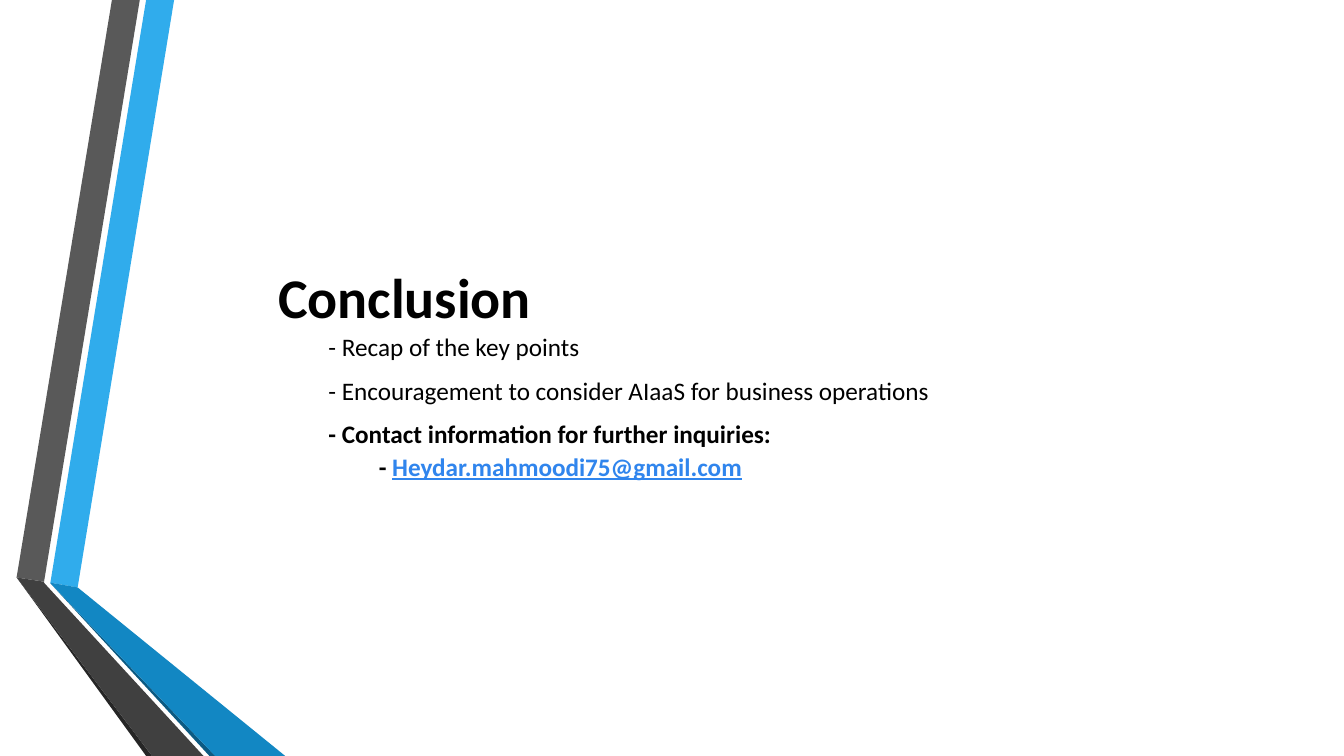
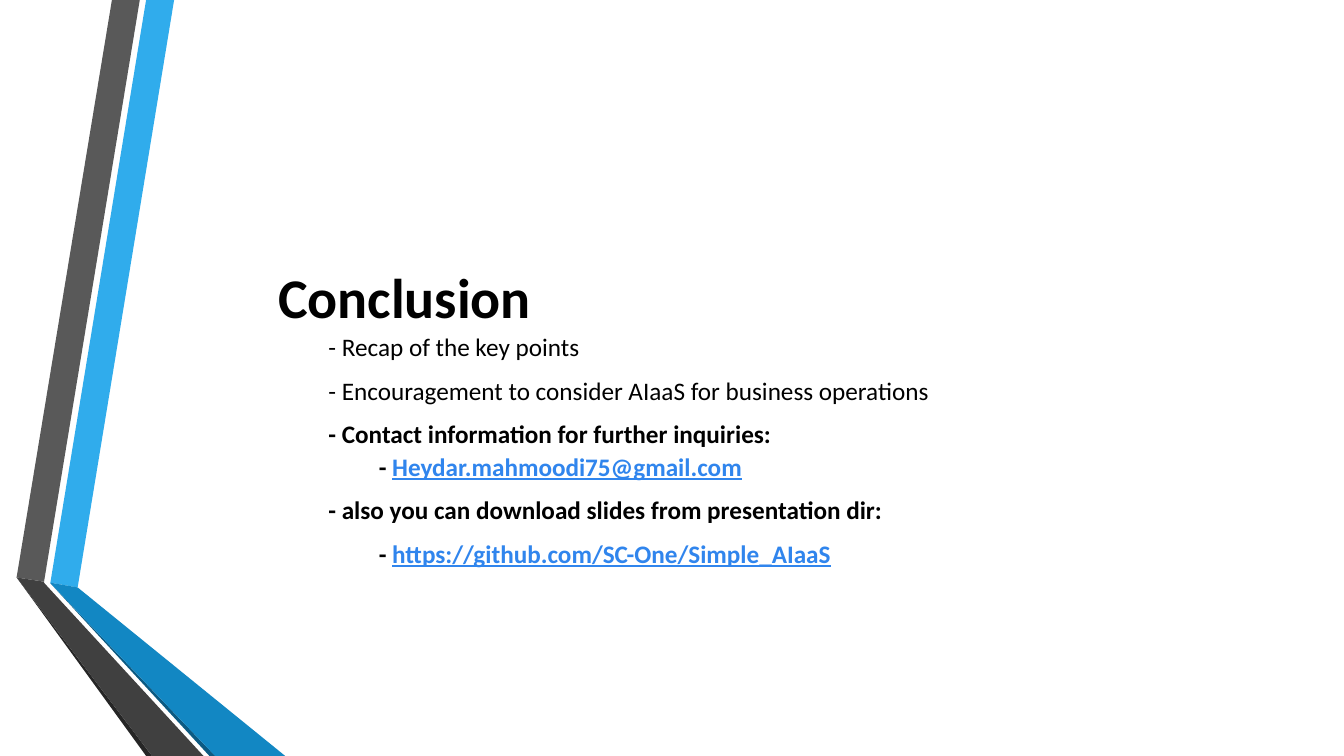
Before and after one commit to SC-One/Simple_AIaaS, a slide deck: slide 17 of Presentation/AIaaS_V3.pptx. Drawn at 1344x756 pixels with LibreOffice and Linux fonts; fonts in the diff are those of the drawing; background and template pictures are left out. Boxes give left, top, right and bottom in pixels: in the first picture for what was removed or moved away, otherwise in the second. Text is boxed around its words. In the diff, an @@ line names an element or a change of style, - is before the commit and + after.

```diff
--- a/Presentation/AIaaS_V3.pptx
+++ b/Presentation/AIaaS_V3.pptx
@@ text at [342, 501, 882, 568]: paragraphs added @@
+- also you can download slides from presentation dir:
+- https://github.com/SC-One/Simple_AIaaS
```
Also in this commit, not shown: 5 other slides changed, 1 slide added, 1 slide removed.
